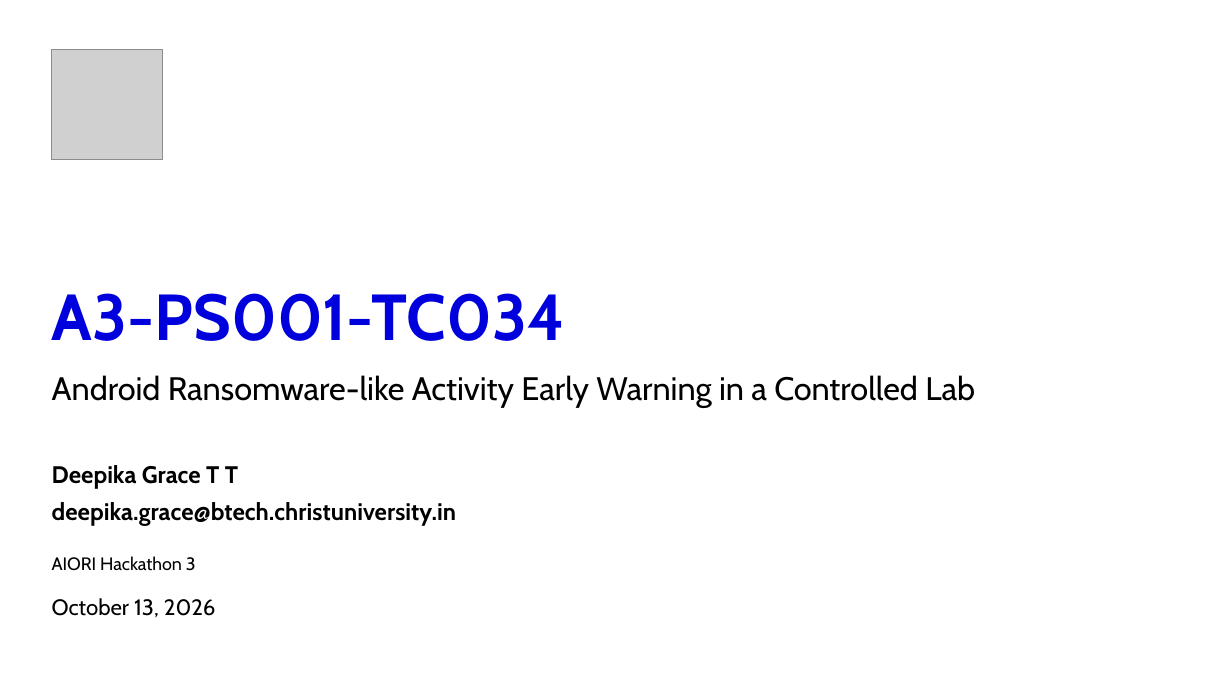
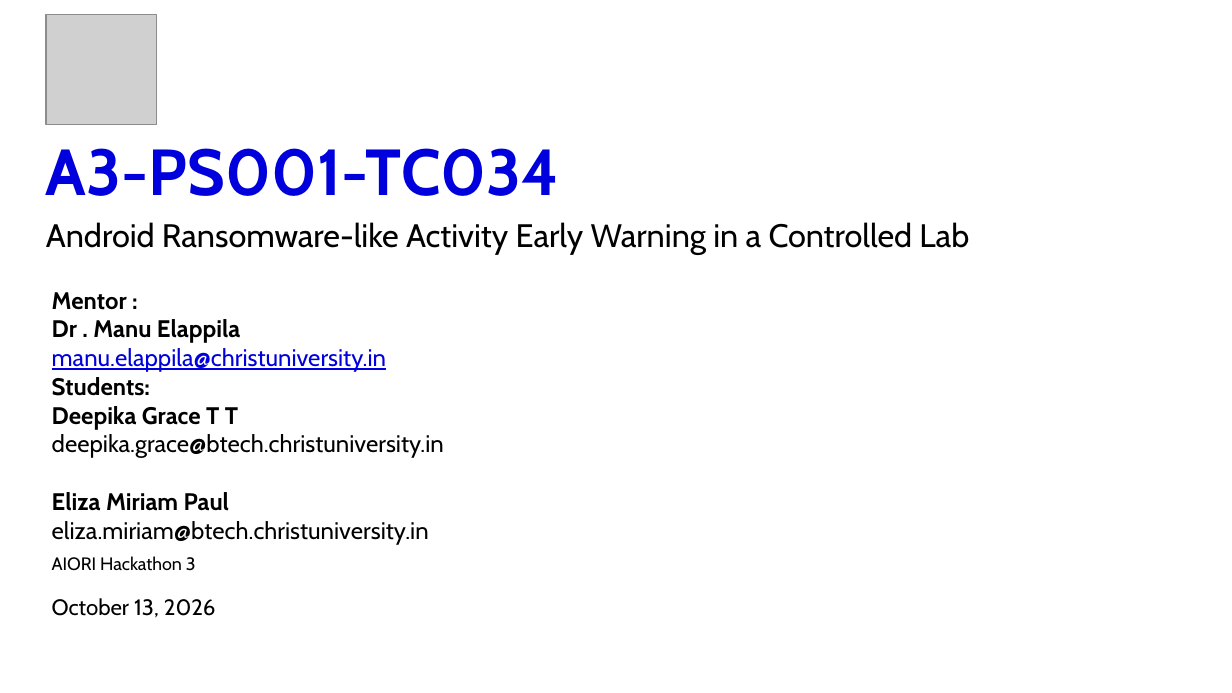
Before and after one commit to DEEPIKAGRACE22/A3-PS001-TC034, a slide deck: slide 1 of A3-PS001-TC034_AIORI3_Presentation.pptx. Drawn at 1232x693 pixels with LibreOffice and Linux fonts; fonts in the diff are those of the drawing; grey boxes stand for pictures. Boxes give left, top, right and bottom in pixels: in the first picture for what was removed or moved away, otherwise in the second. Text is boxed around its words. In the diff, an @@ line names an element or a change of style, - is before the commit and + after.

```diff
--- a/A3-PS001-TC034_AIORI3_Presentation.pptx
+++ b/A3-PS001-TC034_AIORI3_Presentation.pptx
@@ picture: place and size @@
-picture at (52, 49, 163, 159)
+picture at (46, 15, 156, 124)
@@ text "A3-PS001-TC034": place and size @@
-text "A3-PS001-TC034" at (52, 293, 566, 341)
+text "A3-PS001-TC034" at (46, 148, 560, 196)
@@ text "Android Ransomware-like Activity Early Warning ...": place and size @@
-text "Android Ransomware-like Activity Early Warning ..." at (52, 375, 975, 407)
+text "Android Ransomware-like Activity Early Warning ..." at (46, 222, 969, 254)
@@ text at (52, 292, 386, 396): paragraphs added @@
+Mentor :
+Dr . Manu Elappila
+manu.elappila@christuniversity.in
+Students:
@@ text "Mentor : Dr . Manu ...": place and size @@
-text "Mentor : Dr . Manu ..." at (52, 465, 238, 489)
+text "Mentor : Dr . Manu ..." at (52, 292, 444, 545)
@@ text at (52, 434, 444, 545): paragraphs added @@
+deepika.grace@btech.christuniversity.in
+Eliza Miriam Paul
+eliza.miriam@btech.christuniversity.in
@@ text removed at (52, 502, 456, 526) @@
-deepika.grace@btech.christuniversity.in
```
Also in this commit, not shown: 2 other slides changed.
